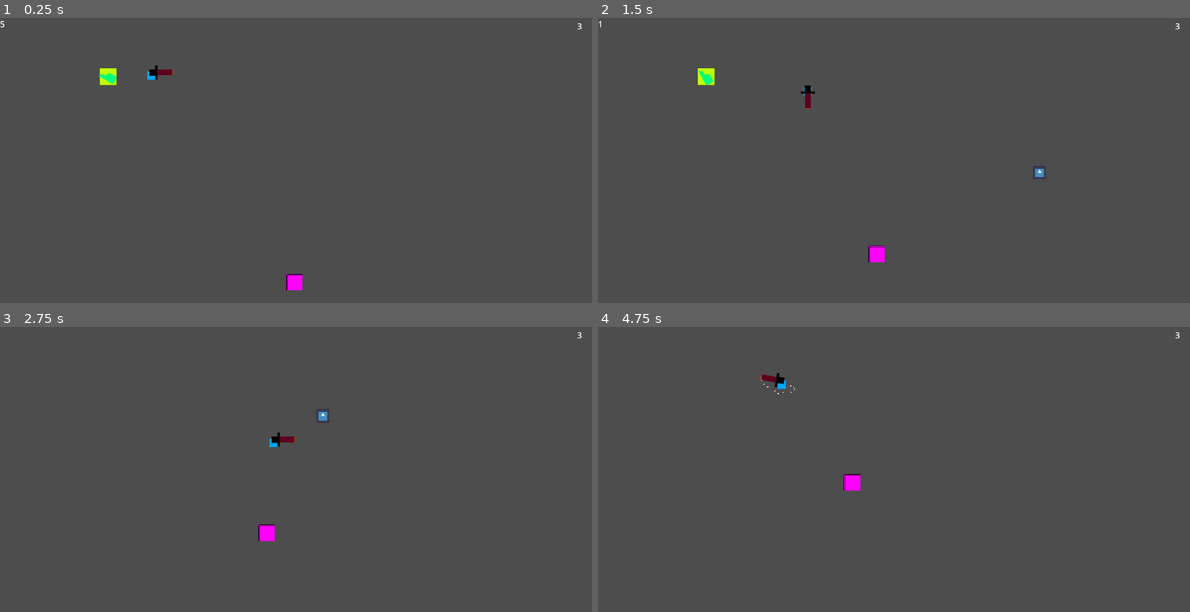
Above: before the commit, frames 1-4 (two rows, left to right).
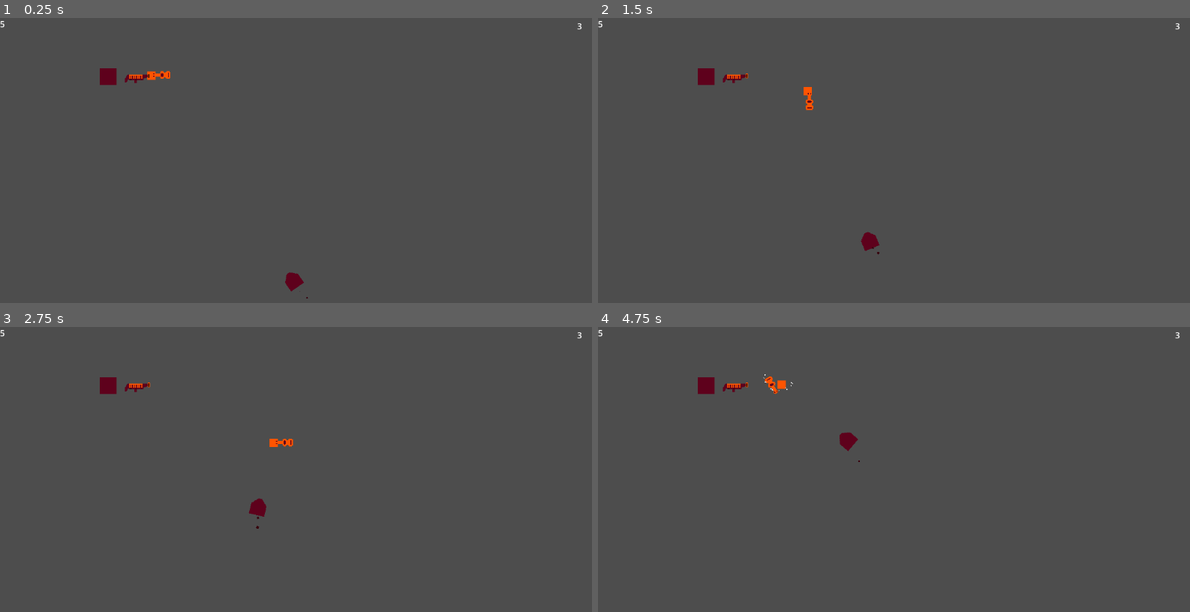
Above: after the commit, the same moments.

Repository: Mashedpotato98/secret-santa-2025
Game: Godot game, scene res://world/main.tscn
The game is run twice, just before and just after one commit, with the same random seed, the same clock (stepped at 60 frames per second) and the same inputs. The engine's default icon, where the game draws it, is replaced by a stand-in: a white triangle on a blue panel in a dark square.
Inputs (mouse positions are in pixels of both pictures, inside the frame that each line leads up to):
- Up to frame 1 (0.25 s): no input
- Up to frame 2 (1.5 s): tap Enter at 0.5 s; move the mouse to (1030, 169) at 0.52 s; hold D (alt_right) 0.53-1.28 s; hold F (melee) 0.53-1.28 s; click (1030, 169) at 0.8 s; move the mouse to (775, 203) at 1.27 s; hold S (alt_down) from 1.28 s (still down); click (775, 203) at 1.35 s
- Up to frame 3 (2.75 s): tap F (melee) at 1.55 s; move the mouse to (361, 421) at 2.02 s; release S (alt_down) at 2.03 s; hold D (alt_right) from 2.03 s (still down); tap Shift (dash) at 2.1 s; click (361, 421) at 2.3 s
- Up to frame 4 (4.75 s): move the mouse to (870, 563) at 2.77 s; release D (alt_right) at 2.78 s; hold W (alt_up) 2.78-3.53 s; tap F (melee) at 2.85, 4.55 s; click (870, 563) at 2.92 s; move the mouse to (1077, 546) at 3.52 s; hold A (alt_left) from 3.53 s (still down); click (1077, 546) at 3.6 s; move the mouse to (716, 443) at 4.27 s; tap Enter at 4.35 s

The runs differ from the first frame. In frame 1, 0.6% of the frame differs, in the area x 16-52%, y 16-99%; in frame 2, 0.7%; in frame 3, 0.8%, in the area x 0-56%, y 1-76%; in frame 4, 0.8%.
Error before the commit: Invalid access to property or key 'global_position' on a base object of type 'previously freed'. (res://enemies/tank_melee/tank_melee.gd:26)
Error after the commit: Parse Error: Used space character for indentation instead of tab as used before in the file. (res://player_type/big_guy/weapon/big_weapon.gd:26)

Commit message:
particles, assets, tank

Diff:
--- a/santa-2025/enemies/tank_melee/tank_melee.gd
+++ b/santa-2025/enemies/tank_melee/tank_melee.gd
@@ -5,24 +5,39 @@
 @onready var hitbox:hitBox = $hitbox
 @onready var knockback_receiver:Node2D = $knockback_receiver
 @onready var players:Array[CharacterBody2D] = [big_guy, small_guy]
+@onready var animation_player:AnimationPlayer = $AnimationPlayer
 
-@export var speed:int = 70
+
+@export var moving_speed:int = 70
+@onready var speed:int = moving_speed
+
+
 
 var direction:Vector2
 var knockback:Vector2
+
+enum states {
+	moving,
+	attack
+}
+
+var current_state:states = states.moving
 
 func _physics_process(delta: float) -> void:
 	velocity = direction * speed + knockback
 	knockback = lerp(knockback, Vector2.ZERO, 0.1)
 
-	if !players.is_empty():
-		move_to_player()
+	match current_state:
+		states.moving:
+			moving()
+		states.attack:
+			drill_attack()
 
 	move_and_slide()
 
 
 func _closer_player() -> CharacterBody2D:
-    #if player[0]: indent all
+	#if player[0]: indent all
 	var smallest_distance = global_position.distance_to(players[0].global_position)
 	var closest_player:CharacterBody2D = players[0]
 
@@ -37,16 +52,46 @@
 
 func move_to_player():
 	if !players.is_empty():
-		direction = global_position.direction_to(_closer_player().global_position)
+		var closer_player = _closer_player()
+		direction = global_position.direction_to(closer_player.global_position)
+		animation_player.play("moving")
+		look_at(closer_player.global_position)
 
-func check_existence():
-	pass
+func moving():
+	if !players.is_empty():
+		move_to_player()
+
+
+func _look_at_player(pos:Vector2):
+	look_at(pos)
+
+func drill_attack():
+	_look_at_player(_closer_player().global_position)
+	animation_player.play("attack")
+
+func _push_forward(push_to:Vector2):
+	var dir:Vector2 = global_position.direction_to(push_to)
+	velocity += dir * knockback
+	print(velocity)
+	print(dir)
+
+
 
 func _on_hitbox_area_entered(area: Area2D) -> void:
 	if area is hurtBox:
-		print(area)
 		area.damage(hitbox)
 
 
 func _on_hurtbox_knockback_values(direction: Vector2, knockback_strength: int) -> void:
 	knockback = knockback_receiver.apply_knockback(direction, knockback_strength)
+
+
+func _on_attack_area_body_entered(body: Node2D) -> void:
+	#speed = 1
+	_push_forward(body.global_position)
+	current_state = states.attack
+
+func _on_attack_area_body_exited(body: Node2D) -> void:
+	speed = moving_speed
+	animation_player.play('RESET')
+	current_state = states.moving
--- a/santa-2025/enemies/tank_melee/tank_melee.tscn
+++ b/santa-2025/enemies/tank_melee/tank_melee.tscn
@@ -1,43 +1,151 @@
-[gd_scene load_steps=9 format=3 uid="uid://7apob1ku4abi"]
+[gd_scene load_steps=15 format=3 uid="uid://7apob1ku4abi"]
 
 [ext_resource type="Script" uid="uid://ct3ddqmajxc4a" path="res://enemies/tank_melee/tank_melee.gd" id="1_2el2d"]
+[ext_resource type="Texture2D" uid="uid://vnpprg6155pk" path="res://assets/melee_tank/melee_tank.png" id="2_e2e8j"]
 [ext_resource type="PackedScene" uid="uid://vfox1tr302a" path="res://components/hitbox.tscn" id="2_sd0kh"]
 [ext_resource type="PackedScene" uid="uid://cw6vrpa8b0u16" path="res://components/hurtbox.tscn" id="3_te1yc"]
 [ext_resource type="PackedScene" uid="uid://bwsmr01fo5ush" path="res://components/knockback_receiver.tscn" id="4_ajovx"]
-
-[sub_resource type="PlaceholderTexture2D" id="PlaceholderTexture2D_4lvjg"]
-size = Vector2(32, 32)
+[ext_resource type="PackedScene" uid="uid://oggpcil8kah2" path="res://particles/slow_bursts.tscn" id="6_kycy5"]
 
 [sub_resource type="RectangleShape2D" id="RectangleShape2D_te1yc"]
-size = Vector2(32, 32)
+size = Vector2(21, 31)
 
 [sub_resource type="RectangleShape2D" id="RectangleShape2D_sd0kh"]
-size = Vector2(35, 35)
+size = Vector2(12, 26)
 
 [sub_resource type="RectangleShape2D" id="RectangleShape2D_ajovx"]
 size = Vector2(32, 32)
 
+[sub_resource type="Animation" id="Animation_e2e8j"]
+resource_name = "moving"
+length = 0.1
+step = 0.1
+tracks/0/type = "value"
+tracks/0/imported = false
+tracks/0/enabled = true
+tracks/0/path = NodePath("slow_bursts:emitting")
+tracks/0/interp = 1
+tracks/0/loop_wrap = true
+tracks/0/keys = {
+"times": PackedFloat32Array(0),
+"transitions": PackedFloat32Array(1),
+"update": 1,
+"values": [true]
+}
+
+[sub_resource type="Animation" id="Animation_kycy5"]
+length = 0.001
+tracks/0/type = "value"
+tracks/0/imported = false
+tracks/0/enabled = true
+tracks/0/path = NodePath("slow_bursts:emitting")
+tracks/0/interp = 1
+tracks/0/loop_wrap = true
+tracks/0/keys = {
+"times": PackedFloat32Array(0),
+"transitions": PackedFloat32Array(1),
+"update": 1,
+"values": [false]
+}
+tracks/1/type = "value"
+tracks/1/imported = false
+tracks/1/enabled = true
+tracks/1/path = NodePath("Sprite2D:frame")
+tracks/1/interp = 1
+tracks/1/loop_wrap = true
+tracks/1/keys = {
+"times": PackedFloat32Array(0),
+"transitions": PackedFloat32Array(1),
+"update": 1,
+"values": [0]
+}
+tracks/2/type = "value"
+tracks/2/imported = false
+tracks/2/enabled = true
+tracks/2/path = NodePath("hitbox:monitoring")
+tracks/2/interp = 1
+tracks/2/loop_wrap = true
+tracks/2/keys = {
+"times": PackedFloat32Array(0),
+"transitions": PackedFloat32Array(1),
+"update": 1,
+"values": [false]
+}
+
+[sub_resource type="Animation" id="Animation_eu7ly"]
+resource_name = "attack"
+step = 0.1
+tracks/0/type = "value"
+tracks/0/imported = false
+tracks/0/enabled = true
+tracks/0/path = NodePath("Sprite2D:frame")
+tracks/0/interp = 1
+tracks/0/loop_wrap = true
+tracks/0/keys = {
+"times": PackedFloat32Array(0, 0.2, 0.5, 0.8, 1),
+"transitions": PackedFloat32Array(1, 1, 1, 1, 1),
+"update": 1,
+"values": [0, 1, 2, 3, 4]
+}
+tracks/1/type = "value"
+tracks/1/imported = false
+tracks/1/enabled = true
+tracks/1/path = NodePath("hitbox:monitoring")
+tracks/1/interp = 1
+tracks/1/loop_wrap = true
+tracks/1/keys = {
+"times": PackedFloat32Array(0, 0.5, 1),
+"transitions": PackedFloat32Array(1, 1, 1),
+"update": 1,
+"values": [false, true, false]
+}
+tracks/2/type = "value"
+tracks/2/imported = false
+tracks/2/enabled = true
+tracks/2/path = NodePath("slow_bursts:emitting")
+tracks/2/interp = 1
+tracks/2/loop_wrap = true
+tracks/2/keys = {
+"times": PackedFloat32Array(0),
+"transitions": PackedFloat32Array(1),
+"update": 1,
+"values": [false]
+}
+
+[sub_resource type="AnimationLibrary" id="AnimationLibrary_kycy5"]
+_data = {
+&"RESET": SubResource("Animation_kycy5"),
+&"attack": SubResource("Animation_eu7ly"),
+&"moving": SubResource("Animation_e2e8j")
+}
+
+[sub_resource type="CircleShape2D" id="CircleShape2D_e2e8j"]
+radius = 33.24154
+
 [node name="tank_melee" type="CharacterBody2D"]
 collision_layer = 4
 script = ExtResource("1_2el2d")
-speed = 50
 
 [node name="Sprite2D" type="Sprite2D" parent="."]
-texture = SubResource("PlaceholderTexture2D_4lvjg")
+texture = ExtResource("2_e2e8j")
+vframes = 5
 
 [node name="CollisionShape2D" type="CollisionShape2D" parent="."]
+position = Vector2(-5.5, 0.5)
 shape = SubResource("RectangleShape2D_te1yc")
 
 [node name="hitbox" parent="." instance=ExtResource("2_sd0kh")]
 collision_layer = 0
+monitoring = false
 damage = 2
 knockback_strength = 500
 
 [node name="CollisionShape2D" parent="hitbox" index="0"]
-position = Vector2(-0.5, -0.5)
+position = Vector2(11, 0)
 shape = SubResource("RectangleShape2D_sd0kh")
 
 [node name="hurtbox" parent="." instance=ExtResource("3_te1yc")]
+visible = false
 collision_layer = 4
 collision_mask = 0
 max_hp = 4
@@ -48,8 +156,25 @@
 [node name="knockback_receiver" parent="." node_paths=PackedStringArray("body") instance=ExtResource("4_ajovx")]
 body = NodePath("..")
 
+[node name="AnimationPlayer" type="AnimationPlayer" parent="."]
+libraries = {
+&"": SubResource("AnimationLibrary_kycy5")
+}
+
+[node name="slow_bursts" parent="." instance=ExtResource("6_kycy5")]
+position = Vector2(-16, 1)
+
+[node name="attack_area" type="Area2D" parent="."]
+collision_layer = 0
+
+[node name="CollisionShape2D" type="CollisionShape2D" parent="attack_area"]
+position = Vector2(38, 1)
+shape = SubResource("CircleShape2D_e2e8j")
+
 [connection signal="area_entered" from="hitbox" to="." method="_on_hitbox_area_entered"]
 [connection signal="knockback_values" from="hurtbox" to="." method="_on_hurtbox_knockback_values"]
+[connection signal="body_entered" from="attack_area" to="." method="_on_attack_area_body_entered"]
+[connection signal="body_exited" from="attack_area" to="." method="_on_attack_area_body_exited"]
 
 [editable path="hitbox"]
 [editable path="hurtbox"]
--- /dev/null
+++ b/santa-2025/particles/slow_bursts.tscn
@@ -0,0 +1,47 @@
+[gd_scene load_steps=5 format=3 uid="uid://oggpcil8kah2"]
+
+[sub_resource type="CanvasItemMaterial" id="CanvasItemMaterial_e2e8j"]
+particles_animation = true
+particles_anim_h_frames = 1
+particles_anim_v_frames = 1
+particles_anim_loop = false
+
+[sub_resource type="Gradient" id="Gradient_e2e8j"]
+offsets = PackedFloat32Array(0)
+colors = PackedColorArray(0.21685055, 0.0013609391, 0.05076333, 1)
+
+[sub_resource type="GradientTexture1D" id="GradientTexture1D_kycy5"]
+gradient = SubResource("Gradient_e2e8j")
+width = 1
+
+[sub_resource type="ParticleProcessMaterial" id="ParticleProcessMaterial_kycy5"]
+particle_flag_disable_z = true
+emission_shape = 1
+emission_sphere_radius = 1.0
+angle_min = -720.0
+angle_max = 720.0
+direction = Vector3(-1, 0, 0)
+spread = 90.0
+initial_velocity_min = 34.329998
+initial_velocity_max = 38.62
+angular_velocity_min = -611.84
+angular_velocity_max = -531.5
+gravity = Vector3(0, 98, 0)
+linear_accel_min = 27.039997
+linear_accel_max = 99.99999
+radial_accel_min = 24.029997
+radial_accel_max = 64.369995
+tangential_accel_min = -2.2351742e-06
+tangential_accel_max = -2.2351742e-06
+scale_min = 0.0
+scale_max = 5.0
+scale_over_velocity_min = 690.99
+scale_over_velocity_max = 1000.0
+
+[node name="slow_bursts" type="GPUParticles2D"]
+material = SubResource("CanvasItemMaterial_e2e8j")
+emitting = false
+amount = 2
+texture = SubResource("GradientTexture1D_kycy5")
+lifetime = 0.3
+process_material = SubResource("ParticleProcessMaterial_kycy5")
--- a/santa-2025/player_type/big_guy/big_guy.tscn
+++ b/santa-2025/player_type/big_guy/big_guy.tscn
@@ -1,7 +1,7 @@
 [gd_scene load_steps=8 format=3 uid="uid://kxmwduvgdusb"]
 
 [ext_resource type="Script" uid="uid://ctqxqg3psi2jb" path="res://player_type/big_guy/big_guy.gd" id="1_buqfc"]
-[ext_resource type="Texture2D" uid="uid://qgomanmvy63j" path="res://assets/prototype_assets/big_guy.png" id="1_jn63w"]
+[ext_resource type="Texture2D" uid="uid://canfkibwbioyh" path="res://assets/big_guy/big_guy.png" id="2_ngess"]
 [ext_resource type="PackedScene" uid="uid://bm4pld2vgml0m" path="res://player_type/big_guy/weapon/big_weapon.tscn" id="3_ilc6v"]
 [ext_resource type="PackedScene" uid="uid://cw6vrpa8b0u16" path="res://components/hurtbox.tscn" id="4_m8ldj"]
 [ext_resource type="PackedScene" uid="uid://bwsmr01fo5ush" path="res://components/knockback_receiver.tscn" id="5_ngess"]
@@ -18,12 +18,13 @@
 speed = 100
 
 [node name="Sprite2D" type="Sprite2D" parent="."]
-texture = ExtResource("1_jn63w")
+texture = ExtResource("2_ngess")
 
 [node name="CollisionShape2D" type="CollisionShape2D" parent="."]
 shape = SubResource("RectangleShape2D_jn63w")
 
 [node name="Big_weapon" parent="." node_paths=PackedStringArray("big_guy") instance=ExtResource("3_ilc6v")]
+position = Vector2(32, -3)
 big_guy = NodePath("..")
 
 [node name="hurtbox" parent="." instance=ExtResource("4_m8ldj")]
@@ -41,6 +42,7 @@
 offset_bottom = 23.0
 
 [node name="knockback_receiver" parent="." node_paths=PackedStringArray("body") instance=ExtResource("5_ngess")]
+visible = false
 body = NodePath("..")
 
 [connection signal="got_hit" from="hurtbox" to="." method="_on_hurtbox_got_hit"]
--- a/santa-2025/player_type/big_guy/weapon/big_weapon.gd
+++ b/santa-2025/player_type/big_guy/weapon/big_weapon.gd
@@ -3,7 +3,10 @@
 var bullet:PackedScene = preload("res://player_type/big_guy/weapon/bullet.tscn")
 
 @onready var cooldownTimer:Timer = $cooldownTimer
+@onready var muzzle:Marker2D = $Marker2D
+
 @export var big_guy:CharacterBody2D
+
 var canShoot:bool = true
 
 func _process(delta: float) -> void:
@@ -14,11 +17,14 @@
 
 func shoot():
 	var bullet_ins:CharacterBody2D = bullet.instantiate()
-	bullet_ins.global_position = global_position
+	bullet_ins.global_position = muzzle.global_position
 	bullet_ins.direction = Vector2.from_angle(rotation)
 	get_tree().root.add_child(bullet_ins)
 	canShoot = false
 	cooldownTimer.start()
 
+func charge():
+    pass
+
 func _on_cooldown_timer_timeout() -> void:
 	canShoot = true
--- a/santa-2025/player_type/big_guy/weapon/big_weapon.tscn
+++ b/santa-2025/player_type/big_guy/weapon/big_weapon.tscn
@@ -1,14 +1,31 @@
-[gd_scene load_steps=3 format=3 uid="uid://bm4pld2vgml0m"]
+[gd_scene load_steps=5 format=3 uid="uid://bm4pld2vgml0m"]
 
 [ext_resource type="Script" uid="uid://6fuxhnkje467" path="res://player_type/big_guy/weapon/big_weapon.gd" id="1_u6ppl"]
-[ext_resource type="Texture2D" uid="uid://d2c5kaxk8jyop" path="res://assets/prototype_assets/New Piskel.png" id="2_m7uff"]
+[ext_resource type="Texture2D" uid="uid://dq0e24g6ophim" path="res://assets/keytar_gun/keytar_gun1.png" id="2_u6ppl"]
+
+[sub_resource type="Animation" id="Animation_u6ppl"]
+resource_name = "charge"
+
+[sub_resource type="AnimationLibrary" id="AnimationLibrary_m7uff"]
+_data = {
+&"charge": SubResource("Animation_u6ppl")
+}
 
 [node name="Big_weapon" type="Node2D"]
 script = ExtResource("1_u6ppl")
 
 [node name="Sprite2D" type="Sprite2D" parent="."]
-texture = ExtResource("2_m7uff")
+texture = ExtResource("2_u6ppl")
+offset = Vector2(25, 0)
 
 [node name="cooldownTimer" type="Timer" parent="."]
 
+[node name="Marker2D" type="Marker2D" parent="."]
+position = Vector2(23, 1)
+
+[node name="AnimationPlayer" type="AnimationPlayer" parent="."]
+libraries = {
+&"": SubResource("AnimationLibrary_m7uff")
+}
+
 [connection signal="timeout" from="cooldownTimer" to="." method="_on_cooldown_timer_timeout"]
--- a/santa-2025/player_type/big_guy/weapon/bullet.tscn
+++ b/santa-2025/player_type/big_guy/weapon/bullet.tscn
@@ -8,6 +8,8 @@
 size = Vector2(28, 28)
 
 [node name="bullet" type="CharacterBody2D"]
+collision_layer = 0
+collision_mask = 0
 script = ExtResource("1_1k472")
 
 [node name="Sprite2D" type="Sprite2D" parent="."]
@@ -17,6 +19,8 @@
 [node name="VisibleOnScreenNotifier2D" type="VisibleOnScreenNotifier2D" parent="."]
 
 [node name="hitbox" parent="." instance=ExtResource("3_w1818")]
+collision_layer = 0
+collision_mask = 4
 damage = 4
 
 [node name="CollisionShape2D" parent="hitbox" index="0"]
--- a/santa-2025/player_type/small_guy/small_guy.tscn
+++ b/santa-2025/player_type/small_guy/small_guy.tscn
@@ -1,7 +1,7 @@
 [gd_scene load_steps=8 format=3 uid="uid://ccwoxfnq1xscr"]
 
-[ext_resource type="Texture2D" uid="uid://dmt8m0x3s0aeh" path="res://assets/prototype_assets/small_guy.png" id="1_0m1q5"]
 [ext_resource type="Script" uid="uid://c6c4mxyhhv1pd" path="res://player_type/small_guy/small_guy.gd" id="1_o2pp6"]
+[ext_resource type="Texture2D" uid="uid://cx53nud73mbpd" path="res://assets/small_guy/small_guy.png" id="2_1og6c"]
 [ext_resource type="PackedScene" uid="uid://cw6vrpa8b0u16" path="res://components/hurtbox.tscn" id="3_wr3ml"]
 [ext_resource type="PackedScene" uid="uid://bcwvt7odc8aw7" path="res://player_type/small_guy/sword/sword.tscn" id="4_ikgte"]
 [ext_resource type="PackedScene" uid="uid://bwsmr01fo5ush" path="res://components/knockback_receiver.tscn" id="5_1og6c"]
@@ -19,7 +19,7 @@
 dash_speed = 300
 
 [node name="Sprite2D" type="Sprite2D" parent="."]
-texture = ExtResource("1_0m1q5")
+texture = ExtResource("2_1og6c")
 
 [node name="CollisionShape2D" type="CollisionShape2D" parent="."]
 shape = SubResource("RectangleShape2D_0m1q5")
@@ -32,7 +32,7 @@
 shape = SubResource("RectangleShape2D_wr3ml")
 
 [node name="sword" parent="." instance=ExtResource("4_ikgte")]
-position = Vector2(0, -7)
+position = Vector2(1, 0)
 
 [node name="CanvasLayer" type="CanvasLayer" parent="."]
 
--- a/santa-2025/player_type/small_guy/sword/sword.tscn
+++ b/santa-2025/player_type/small_guy/sword/sword.tscn
@@ -1,7 +1,7 @@
 [gd_scene load_steps=10 format=3 uid="uid://bcwvt7odc8aw7"]
 
-[ext_resource type="Texture2D" uid="uid://b6hqxc6qo78h0" path="res://assets/prototype_assets/sword.png" id="1_tagml"]
 [ext_resource type="Script" uid="uid://csjg3yr3rw3k2" path="res://player_type/small_guy/sword/sword.gd" id="1_uschr"]
+[ext_resource type="Texture2D" uid="uid://yddby0e4s5sn" path="res://assets/guitar/guitar-sheet.png" id="2_h07ds"]
 [ext_resource type="PackedScene" uid="uid://vfox1tr302a" path="res://components/hitbox.tscn" id="3_h07ds"]
 
 [sub_resource type="Animation" id="Animation_h07ds"]
@@ -42,10 +42,22 @@
 "update": 1,
 "values": [false]
 }
+tracks/3/type = "value"
+tracks/3/imported = false
+tracks/3/enabled = true
+tracks/3/path = NodePath("pivot/Sprite2D:frame")
+tracks/3/interp = 1
+tracks/3/loop_wrap = true
+tracks/3/keys = {
+"times": PackedFloat32Array(0),
+"transitions": PackedFloat32Array(1),
+"update": 1,
+"values": [0]
+}
 
 [sub_resource type="Animation" id="Animation_uschr"]
 resource_name = "atttack"
-length = 0.35
+length = 0.5
 step = 0.05
 tracks/0/type = "value"
 tracks/0/imported = false
@@ -89,10 +101,22 @@
 tracks/3/interp = 1
 tracks/3/loop_wrap = true
 tracks/3/keys = {
-"times": PackedFloat32Array(0, 0.15, 0.3, 0.35),
-"transitions": PackedFloat32Array(1, 1, 1, 1),
+"times": PackedFloat32Array(0, 0.2, 0.5),
+"transitions": PackedFloat32Array(1, 1, 1),
 "update": 0,
-"values": [-1.5707964, 0.0, 1.5707964, 0.0]
+"values": [-1.5707964, 1.5707964, 0.0]
+}
+tracks/4/type = "value"
+tracks/4/imported = false
+tracks/4/enabled = true
+tracks/4/path = NodePath("pivot/Sprite2D:frame")
+tracks/4/interp = 1
+tracks/4/loop_wrap = true
+tracks/4/keys = {
+"times": PackedFloat32Array(0),
+"transitions": PackedFloat32Array(1),
+"update": 1,
+"values": [0]
 }
 
 [sub_resource type="AnimationLibrary" id="AnimationLibrary_h07ds"]
@@ -102,7 +126,7 @@
 }
 
 [sub_resource type="RectangleShape2D" id="RectangleShape2D_h07ds"]
-size = Vector2(72, 61)
+size = Vector2(22.333332, 17.333332)
 
 [sub_resource type="CanvasItemMaterial" id="CanvasItemMaterial_h07ds"]
 particles_animation = true
@@ -141,11 +165,14 @@
 [node name="pivot" type="Marker2D" parent="."]
 
 [node name="Sprite2D" type="Sprite2D" parent="pivot"]
-texture = ExtResource("1_tagml")
+position = Vector2(19, 0)
+scale = Vector2(1.5, 1.5)
+texture = ExtResource("2_h07ds")
 offset = Vector2(20, 0)
+hframes = 2
 
 [node name="hitbox" parent="pivot/Sprite2D" instance=ExtResource("3_h07ds")]
-position = Vector2(47, 1)
+position = Vector2(28, -0.66666675)
 collision_layer = 0
 collision_mask = 4
 damage = 1
@@ -153,13 +180,13 @@
 metadata/_edit_group_ = true
 
 [node name="CollisionShape2D" parent="pivot/Sprite2D/hitbox" index="0"]
-position = Vector2(1, -3.5)
+position = Vector2(-23.833334, -0.6666665)
 shape = SubResource("RectangleShape2D_h07ds")
 disabled = true
 
 [node name="GPUParticles2D" type="GPUParticles2D" parent="pivot/Sprite2D"]
 material = SubResource("CanvasItemMaterial_h07ds")
-position = Vector2(41, 1)
+position = Vector2(16.791018, 1.0829039)
 emitting = false
 amount = 16
 lifetime = 0.3
Binary file added: santa-2025/assets/big_guy/big_guy.ase
Binary file added: santa-2025/assets/big_guy/big_guy.png
Not shown, added: santa-2025/assets/big_guy/big_guy.png.import
Binary file added: santa-2025/assets/guitar/guitar-sheet.png
Not shown, added: santa-2025/assets/guitar/guitar-sheet.png.import
Binary file added: santa-2025/assets/guitar/guitar.ase
Binary file added: santa-2025/assets/guitar/guitar.png
Not shown, added: santa-2025/assets/guitar/guitar.png.import
Binary file added: santa-2025/assets/keytar_gun/keytar_gun.ase
Binary file added: santa-2025/assets/keytar_gun/keytar_gun1.png
Not shown, added: santa-2025/assets/keytar_gun/keytar_gun1.png.import
Binary file added: santa-2025/assets/keytar_gun/keytar_gun2.png
(and 7 more such lines)
